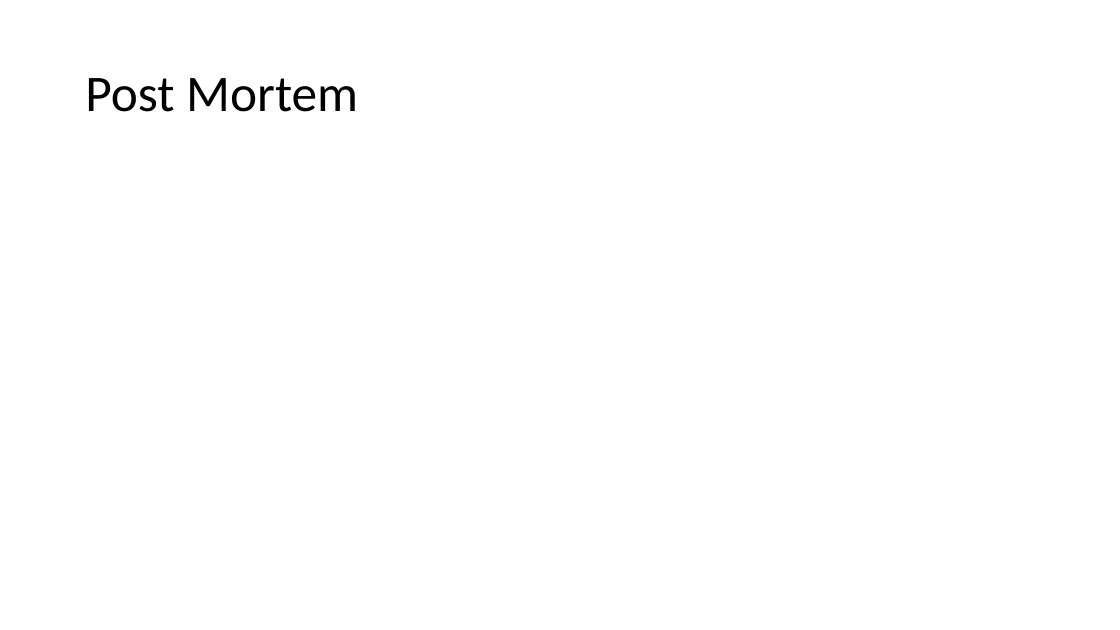
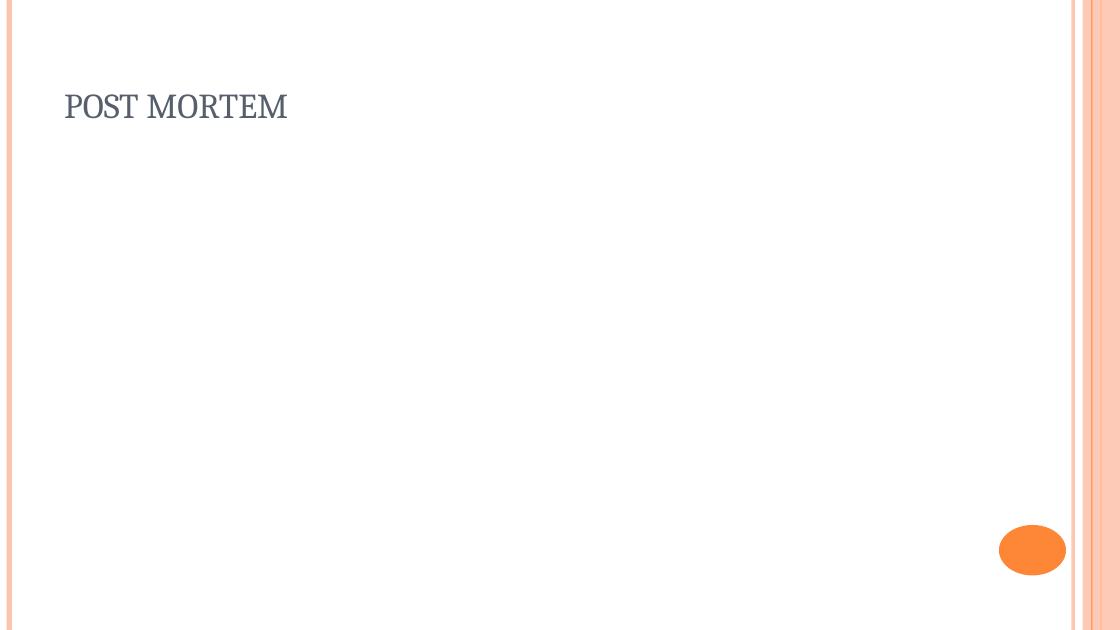
Before and after one commit to BunmiOlakanmi/Project, a slide deck: slide 12 of COVID-19 - analysis.ppt (slide 10 before the commit). Drawn at 1120x630 pixels with LibreOffice and Linux fonts; fonts in the diff are those of the drawing. Boxes give left, top, right and bottom in pixels: in the first picture for what was removed or moved away, otherwise in the second. Text is boxed around its words. In the diff, an @@ line names an element or a change of style, - is before the commit and + after.

```diff
--- a/COVID-19 - analysis.ppt
+++ b/COVID-19 - analysis.ppt
@@ line added from (9, 0) to (9, 630), #FEC3AE 4.51 pt @@
@@ title "POST MORTEM" at (64,94,288,118): vertical alignment middle to bottom @@
@@ line added from (1073, 0) to (1073, 630), #FEC3AE 3 pt @@
@@ rectangle added at (1082,0,1119,630), fill #FEC3AE at 87% opacity @@
@@ line added from (1091, 0) to (1091, 630), #FE8637 0.74 pt @@
@@ line added from (1101, 0) to (1101, 630), #FE8637 1.5 pt @@
@@ title at (64,94,288,118): text changed; size 44 to 30 pt; font Calibri to Cambria; text colour #000000 to #575F6D @@
-Post Mortem
+POST MORTEM
@@ ellipse added at (998,525,1065,575), fill #FE8637 @@
```
Also in this commit, not shown: 8 other slides changed, 4 slides added, 2 slides removed.
